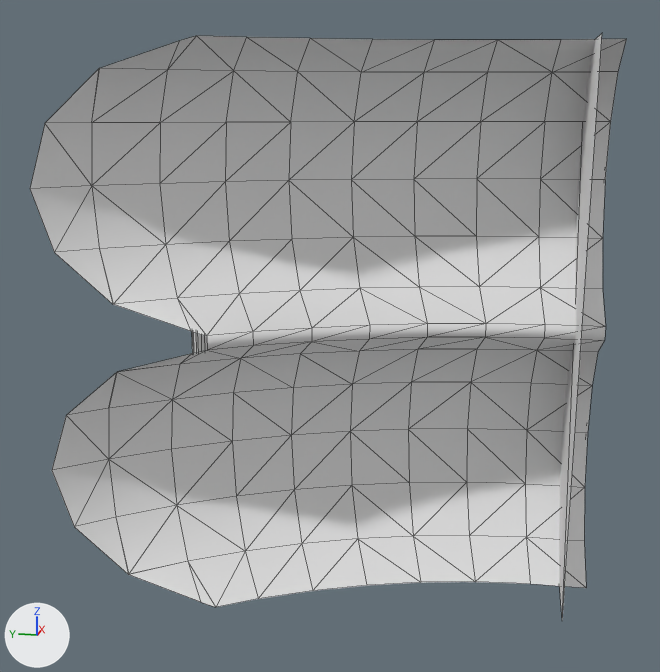
One commit to the OBJ model src/main/resources/assets/mtcb/models/block/tng/warp/tng_core_a.obj: the scene before it, then after it.
Both versions are drawn from a camera (50 mm lens) standing at (-1.445, -0.831, 0.884) and looking at (0.204, -0.501, 0.472). The axes (+X, +Y, +Z) are drawn at lower left. The lights are the same throughout. Mesh edges are drawn as thin lines. Where no turn or scale is listed for an object, it has been applied to the vertices.

The scene before the commit, as lines of its bpy script (objects in view):
```python
me_core_a = bpy.data.meshes.new('Core_A')
me_core_a.from_pydata(...)  # 178 vertices, 266 faces; spans x 0.0..0.425, y -1.0..-0.021, z 0.0..1.0
me_core_a.materials.append(mat_tex)  # white #e7e7e7
ob_core_a = bpy.data.objects.new('Core_A', me_core_a)
ob_core_a.location = (0.0, 0.0, 0.0)
```
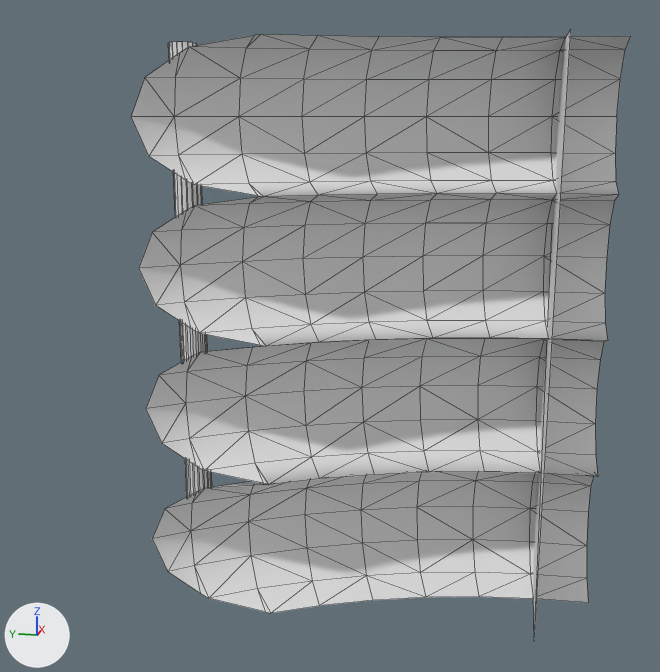
Changed parts and their boxes [x1, y1, x2, y2] in the pictures (660 x 672 px; the box of a moved part takes in the faces that stretch with it):
```json
{"object": "Core_A", "change": "reshaped", "before": [30, 33, 626, 621], "after": [131, 30, 630, 641], "on screen": "16% narrower"}
{"part": 1, "of": "me_core_a", "change": "moved or reshaped", "before": [192, 332, 207, 353], "after": [168, 42, 212, 497]}
{"part": 2, "of": "me_core_a", "change": "moved or reshaped", "before": [559, 33, 602, 621], "after": [533, 30, 571, 641]}
{"part": 3, "of": "me_core_a", "change": "rebuilt", "before": [30, 35, 626, 607], "after": [131, 34, 630, 613], "on screen": "16% narrower"}
```

The change, as JSON lines over the scene's bpy script:
```json
{"block": "me_core_a", "where": "# used by ob_core_a; location = (0.0, 0.0, 0.0)"}
{"op": "remove", "block": "me_core_a", "code": "me_core_a.from_pydata(...)  # 178 vertices, 266 faces; spans x 0.0..0.425, y -1.0..-0.021, z 0.0..1.0"}
{"op": "add", "block": "me_core_a", "code": "me_core_a.from_pydata(...)  # 261 vertices, 404 faces; spans x 0.0..0.374, y -1.0..-0.211, z 0.0..1.0"}
{"block": "me_core_a", "change": "me_core_a part 1: the loose piece of 32 vertices spanning x 0.213..0.287, y -0.287..-0.212, z 0.0..1.0 is multiplied about its middle by the matrix ((-0.664, -0.058, 0.0), (0.058, -0.664, 0.0), (0.0, 0.0, 1.0)), then moved by (-0.1, 0.0, 0.0)"}
{"block": "me_core_a", "change": "me_core_a part 2: the loose piece of 6 vertices spanning x 0.075..0.425, y -1.0..-0.95, z 0.0..1.0 is scaled about its middle by (1.07, 2, 1), then moved by (-0.063, 0.025, 0.0)"}
{"block": "me_core_a", "change": "me_core_a part 3: the loose piece of 140 vertices spanning x 0.0..0.4, y -1.0..-0.021, z 0.0..1.0 is rebuilt with 223 vertices and now spans x 0.0..0.275, y -1.0..-0.211, z 0.0..1.0"}
```
